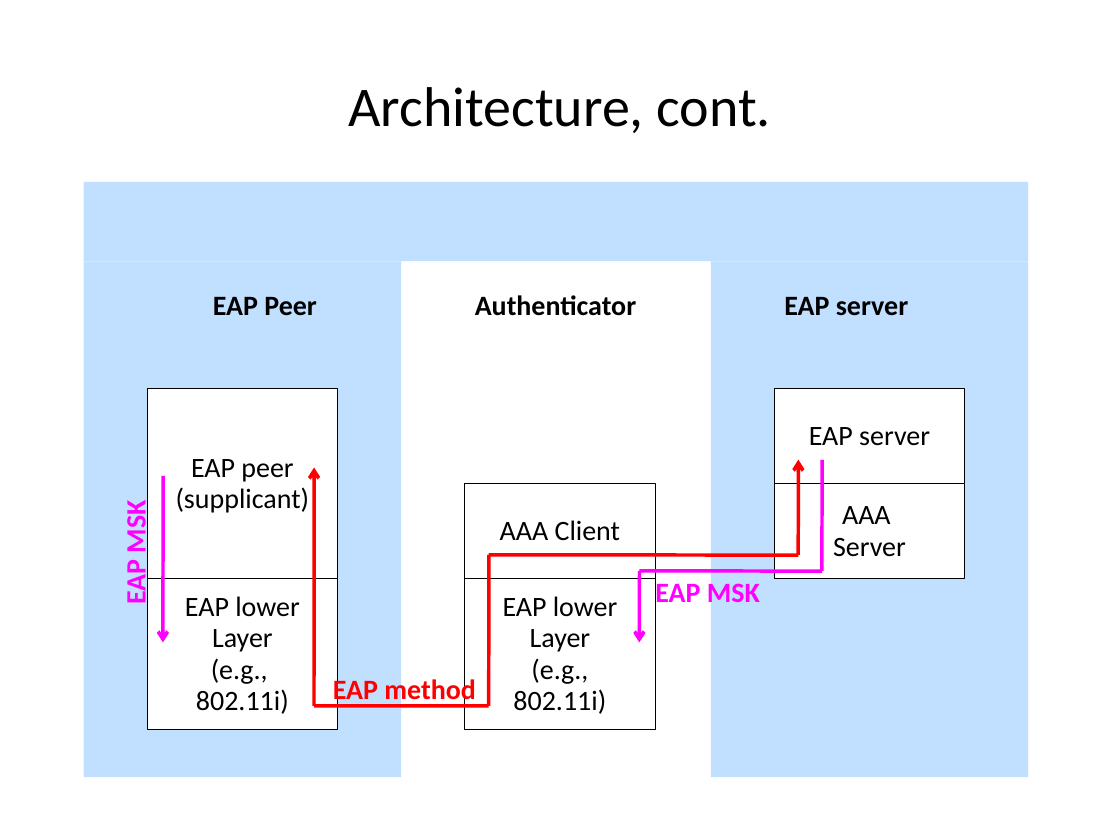
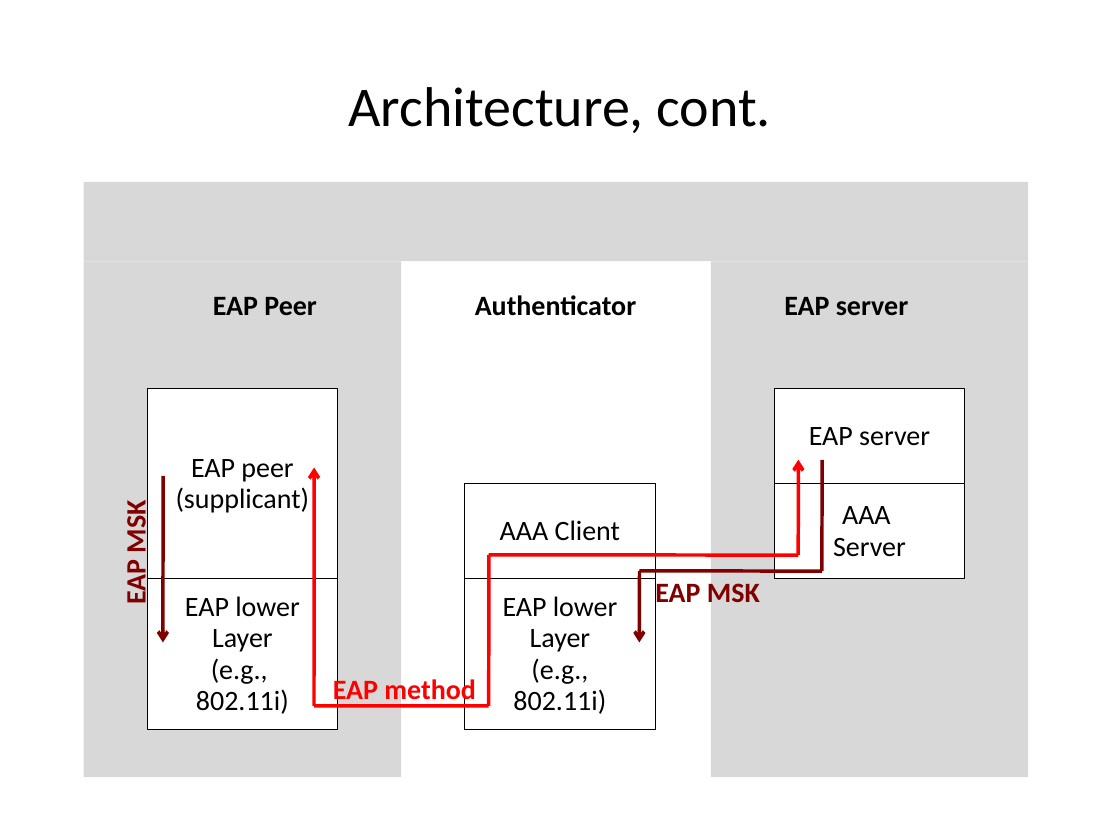
Before and after one commit to hannestschofenig/tschofenig-ids, a slide deck: slide 14 of PrivacyTutorial/iab-privacy-considerations.pptx (slide 11 before the commit). Drawn at 1120x840 pixels with LibreOffice and Linux fonts; fonts in the diff are those of the drawing. Boxes give left, top, right and bottom in pixels: in the first picture for what was removed or moved away, otherwise in the second. Text is boxed around its words. In the diff, an @@ line names an element or a change of style, - is before the commit and + after.

```diff
--- a/PrivacyTutorial/iab-privacy-considerations.pptx
+++ b/PrivacyTutorial/iab-privacy-considerations.pptx
@@ fill #3399FF at 30% opacity to #808080 at 30% opacity in 3 elements at (711, 261, 1028, 777), (84, 261, 401, 777), (84, 181, 1028, 261) @@
@@ arrow (164, 476) - (162, 643): stroke #FF00FF 2.25 pt to #800000 2.25 pt @@
@@ line (822, 460) - (822, 571): stroke #FF00FF 2.25 pt to #800000 2.25 pt @@
@@ text "EAP MSK" at (119, 505, 153, 604): text colour #FF00FF to #800000 @@
@@ text "EAP MSK" at (655, 579, 760, 609): text colour #FF00FF to #800000 @@
@@ line (822, 571) - (640, 571): stroke #FF00FF 2.25 pt to #800000 2.25 pt @@
@@ arrow (640, 571) - (640, 643): stroke #FF00FF 2.25 pt to #800000 2.25 pt @@
```
Also in this commit, not shown: 4 slides added, 1 slide removed.
